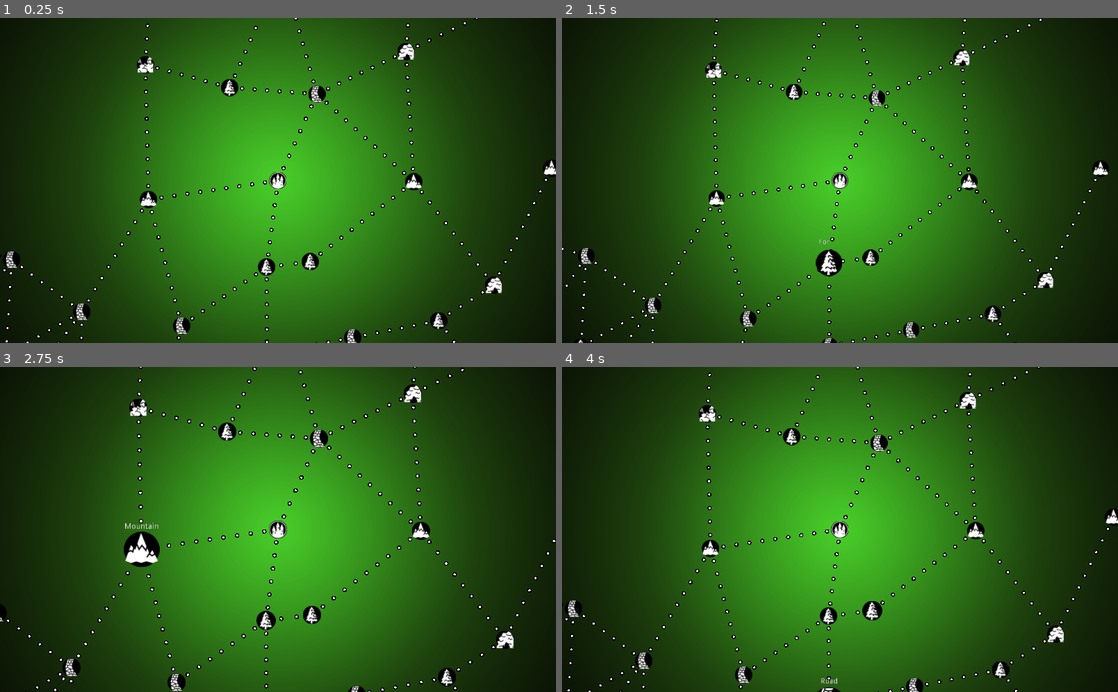
Above: before the commit, frames 1-4 (two rows, left to right).
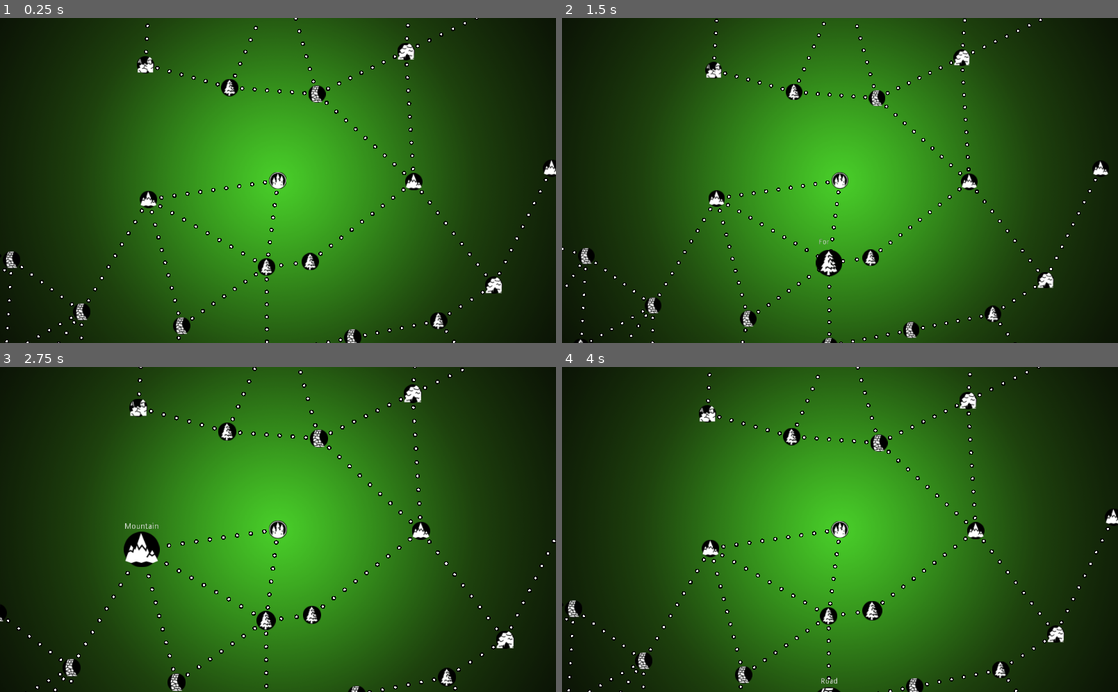
Above: after the commit, the same moments.

Repository: JRHard771/Fare
Game: Godot game, scene res://WorldMap.tscn
Two runs of this game, one before a commit and one after it. Both use one fixed random seed, a clock stepped at 60 frames per second and the inputs below.
Inputs (mouse positions are in pixels of both pictures, inside the frame that each line leads up to):
- Up to frame 1 (0.25 s): no input
- Up to frame 2 (1.5 s): tap Enter at 0.5 s; hold = (zoom_in) 0.53-1.28 s; tap Space at 1.25 s; move the mouse to (828, 278) at 1.27 s; tap - (zoom_out) at 1.35 s
- Up to frame 3 (2.75 s): move the mouse to (155, 549) at 2.02 s; hold = (zoom_in) from 2.03 s (still down)
- Up to frame 4 (4 s): move the mouse to (873, 614) at 2.77 s; release = (zoom_in) at 2.78 s; tap - (zoom_out) at 2.85 s; move the mouse to (828, 688) at 3.52 s; hold = (zoom_in) from 3.53 s (still down)

The runs differ from the first frame. In frame 1, 0.2% of the frame differs, in the area x 25-57%, y 17-76%; in frame 2, 0.2%; in frame 3, 0.2%, in the area x 24-57%, y 16-77%; in frame 4, 0.2%.

Commit message:
Make sure MapPaths never cross.

Diff:
--- a/MapNode.gd
+++ b/MapNode.gd
@@ -21,9 +21,9 @@
 	label.visible_characters = floor(label_current)
 
 func add_exit(node):
-	if !exits.find(node):
+	if exits.find(node) == -1:
 		exits.append(node)
-	if !node.exits.find(self):
+	if node.exits.find(self) == -1:
 		node.exits.append(self)
 
 func set_label(text):
--- a/MapNodeTree.gd
+++ b/MapNodeTree.gd
@@ -124,7 +124,9 @@
 			ray.cast_to = Vector2(cos(rads), sin(rads)) * 240
 			ray.force_raycast_update()
 			var other = ray.get_collider()
-			if other and n.exits.find(other) == -1:
+			if !other or other.get_parent().get_filename() == MapPath.get_path():
+				continue
+			elif n.exits.find(other) == -1:
 				add_path(n, other.get_parent())
 				break
 		n.remove_child(ray)
--- a/MapPath.gd
+++ b/MapPath.gd
@@ -5,13 +5,14 @@
 
 # Called when the node enters the scene tree for the first time.
 func _ready():
-	pass # Replace with function body.
+	position = node_from.position
+	get_node("Area2D/CollisionShape2D").shape.normal = node_to.position - node_from.position
 
 func _draw():
 	var distance = node_from.position.distance_to(node_to.position)
 	var dots = round(distance / 24)
 	var step = node_from.position.direction_to(node_to.position) * (distance / dots)
-	var pos = node_from.position + step
+	var pos = step
 	for i in range(dots-1):
 		draw_circle(pos, 4, Color(0,0,0))
 		draw_circle(pos, 2, Color(1,1,1))
--- a/MapPath.tscn
+++ b/MapPath.tscn
@@ -1,6 +1,13 @@
-[gd_scene load_steps=2 format=2]
+[gd_scene load_steps=3 format=2]
 
 [ext_resource path="res://MapPath.gd" type="Script" id=1]
 
+[sub_resource type="LineShape2D" id=1]
+
 [node name="MapPath" type="Node2D"]
 script = ExtResource( 1 )
+
+[node name="Area2D" type="Area2D" parent="."]
+
+[node name="CollisionShape2D" type="CollisionShape2D" parent="Area2D"]
+shape = SubResource( 1 )
